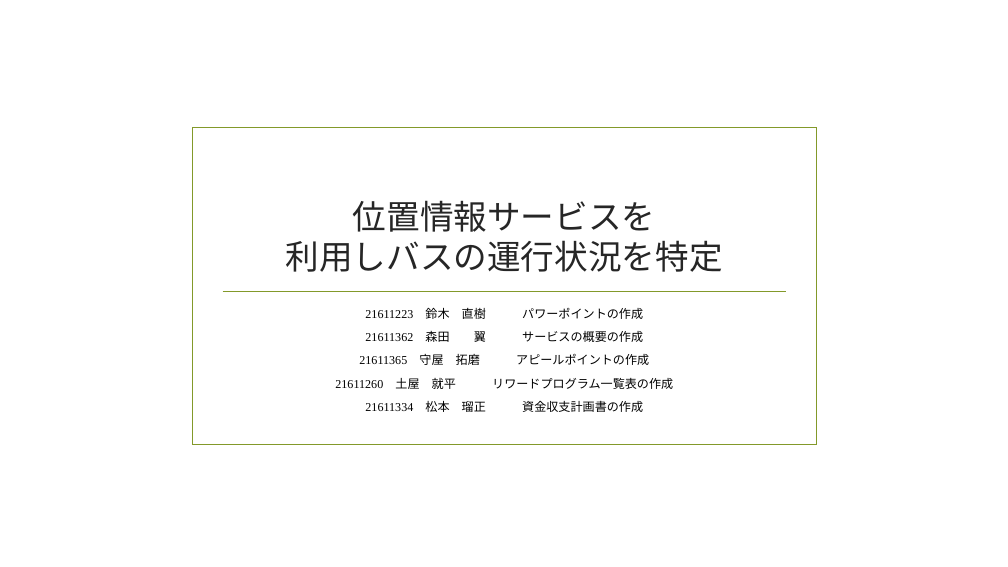
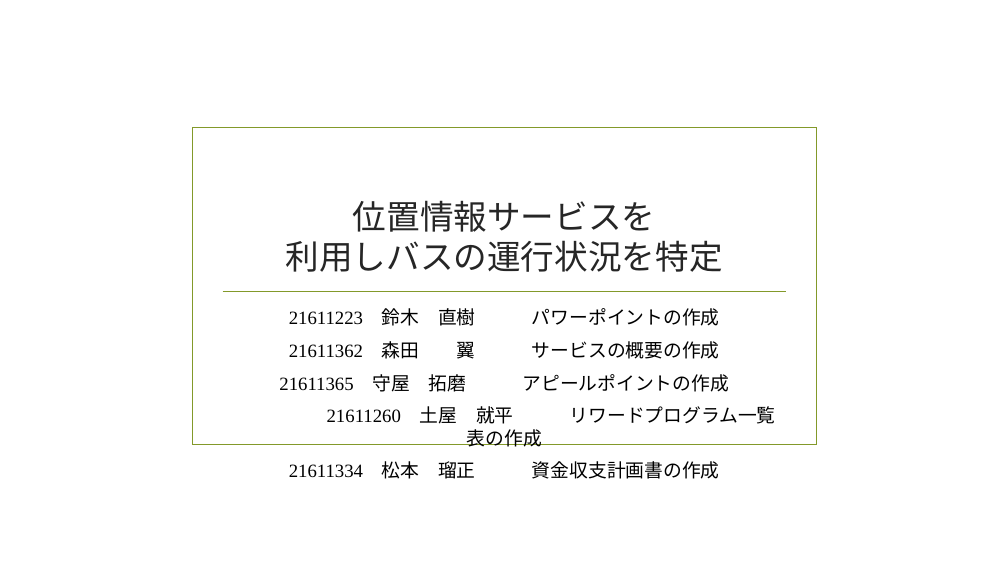
Before and after one commit to bluebird5/it2-2016, a slide deck: slide 1 of bluebird5/位置情報サービス.pptx. Drawn at 1008x567 pixels with LibreOffice and Linux fonts; fonts in the diff are those of the drawing; background and template pictures are left out. Boxes give left, top, right and bottom in pixels: in the first picture for what was removed or moved away, otherwise in the second. Text is boxed around its words. In the diff, an @@ line names an element or a change of style, - is before the commit and + after.

```diff
--- a/bluebird5/位置情報サービス.pptx
+++ b/bluebird5/位置情報サービス.pptx
@@ subtitle "21611223 鈴木 直樹 パワーポイントの作成" at [279,308,776,479]: size 11.6 to 17.9 pt; more space between paragraphs @@
```
Also in this commit, not shown: 4 other slides changed.
